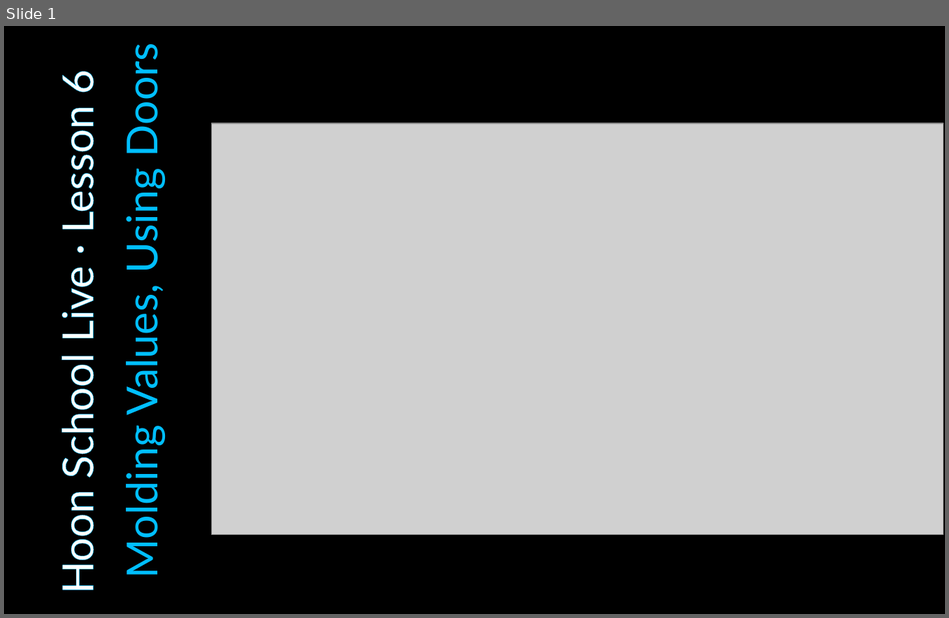
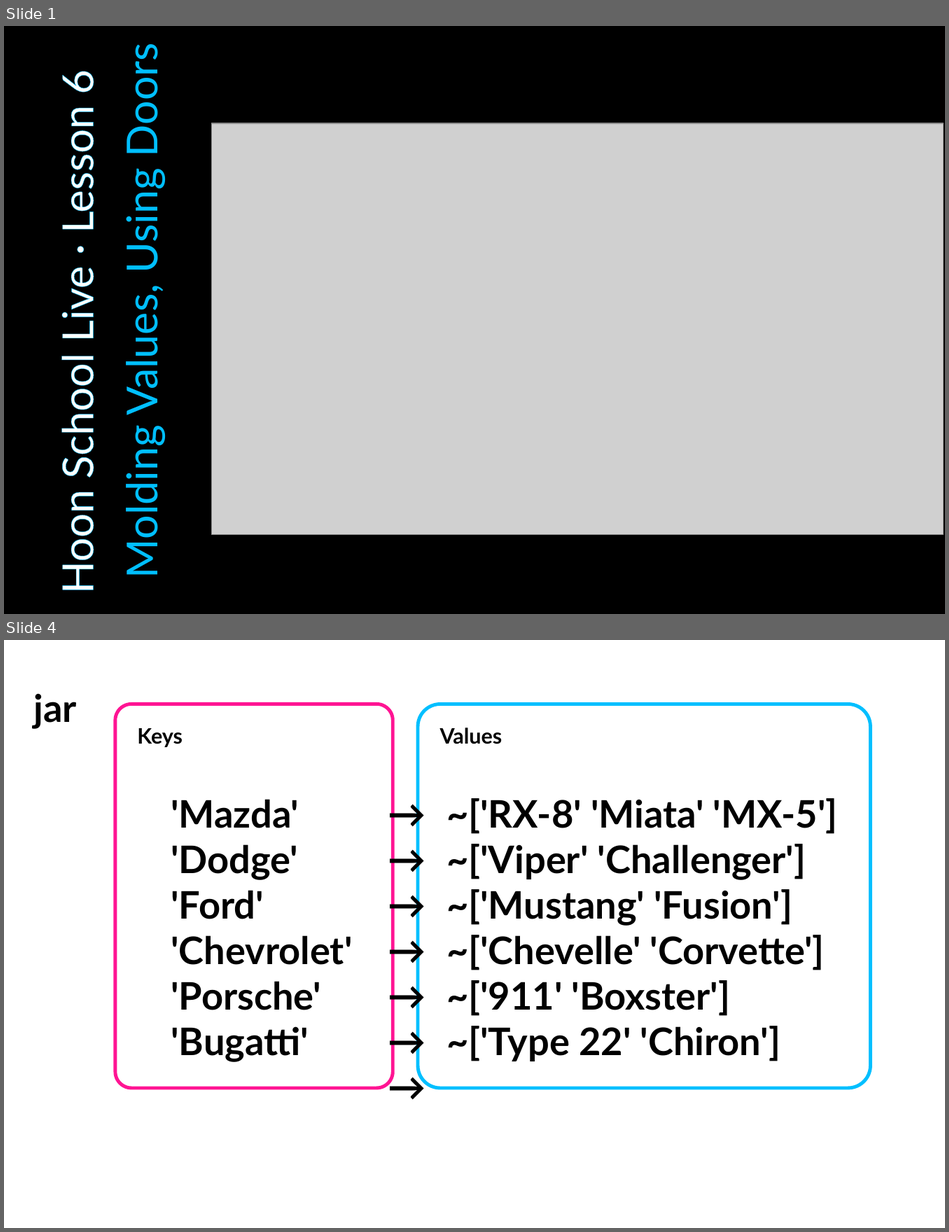
Before and after one commit to sigilante/curriculum, a slide deck: hsl-2022.02/lesson6.odp. Shown one above the other, each under a label of ours: slide 1 before the commit, slides 1 and 4 after it; the slides between them are not shown. The pictures are 949x618 and 949x1232 pixels, drawn with LibreOffice and Linux fonts; fonts in the diff are those of the drawing; grey boxes stand for pictures. Boxes give left, top, right and bottom in pixels: in the first picture for what was removed or moved away, otherwise in the second. Text is boxed around its words. In the diff, an @@ line names an element or a change of style, - is before the commit and + after.

```diff
--- a/hsl-2022.02/lesson6.odp
+++ b/hsl-2022.02/lesson6.odp
@@ slide 4 added at box(4, 640, 945, 1228), background #FFFFFF @@
@@ text added at box(33, 694, 76, 729), 32 pt, text #000000, bold @@
+jar
@@ freeform shape added at box(115, 704, 392, 1088), outline #FF1493 2.89 pt @@
@@ rounded rectangle added at box(418, 704, 871, 1088), outline #00BFFF 2.89 pt @@
@@ text added at box(137, 728, 182, 747), 18 pt, text #000000, bold @@
+Keys
@@ text added at box(440, 728, 502, 744), 18 pt, text #000000, bold @@
+Values
@@ text added at box(380, 786, 430, 1156), 32 pt, text #000000, bold @@
+→
+→
+→
+→
+→
+→→
@@ text added at box(171, 799, 352, 1062), 32 pt, text #000000, bold @@
+'Mazda'
+'Dodge'
+'Ford'
+'Chevrolet'
+'Porsche'
+'Bugatti'
@@ text added at box(446, 798, 838, 1061), 32 pt, text #000000, bold @@
+~['RX-8' 'Miata' 'MX-5']
+~['Viper' 'Challenger']
+~['Mustang' 'Fusion']
+~['Chevelle' 'Corvette']
+~['911' 'Boxster']
+~['Type 22' 'Chiron']
```
Also in this commit, not shown: 2 other slides added, 1 other file.
